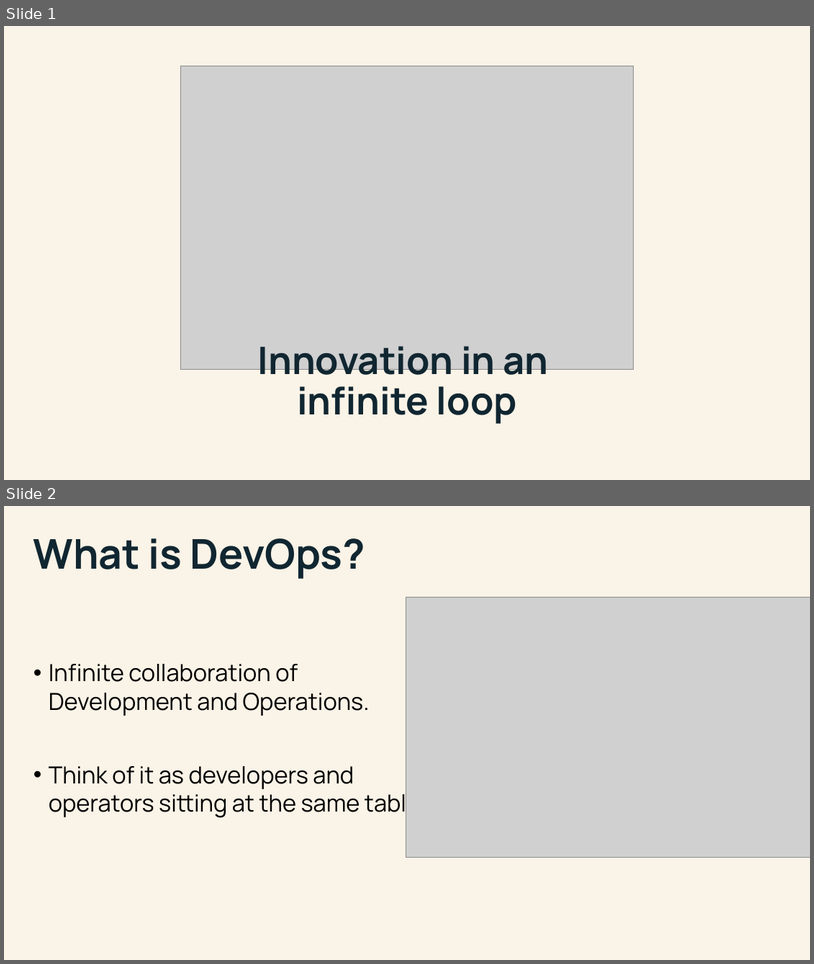
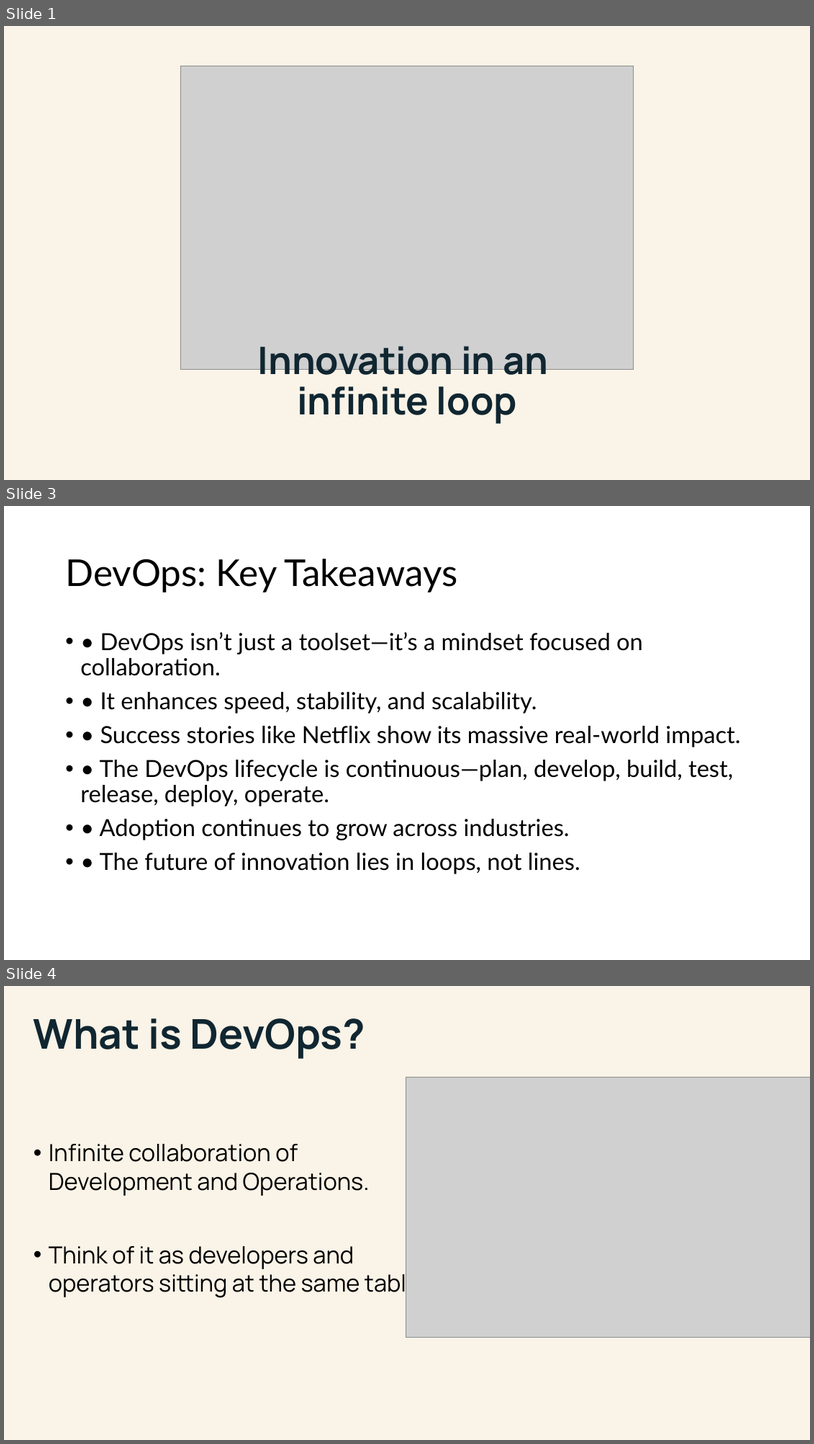
Before and after one commit to xelliann/my-first-repo, a slide deck: DevOps.pptx. Shown one above the other, each under a label of ours: slides 1 and 2 before the commit, slides 1, 3 and 4 after it; the slides between them are not shown. The pictures are 814x964 and 814x1444 pixels, drawn with LibreOffice and Linux fonts; fonts in the diff are those of the drawing; grey boxes stand for pictures. Boxes give left, top, right and bottom in pixels: in the first picture for what was removed or moved away, otherwise in the second. Text is boxed around its words. In the diff, an @@ line names an element or a change of style, - is before the commit and + after.

```diff
--- a/DevOps.pptx
+++ b/DevOps.pptx
@@ slide 3 added at [4, 506, 810, 960], background #FFFFFF @@
@@ title added at [65, 559, 458, 592], 44 pt, text #000000 @@
+DevOps: Key Takeaways
@@ text added at [80, 632, 741, 874], 28 pt, text #000000 @@
+• • DevOps isn’t just a toolset—it’s a mindset focused on collaboration.
+• • It enhances speed, stability, and scalability.
+• • Success stories like Netflix show its massive real-world impact.
+• • The DevOps lifecycle is continuous—plan, develop, build, test, release, deploy, operate.
+• • Adoption continues to grow across industries.
+• • The future of innovation lies in loops, not lines.
@@ what was slide 2 is now slide 4 @@
```
Also in this commit, not shown: 1 other slide added.
